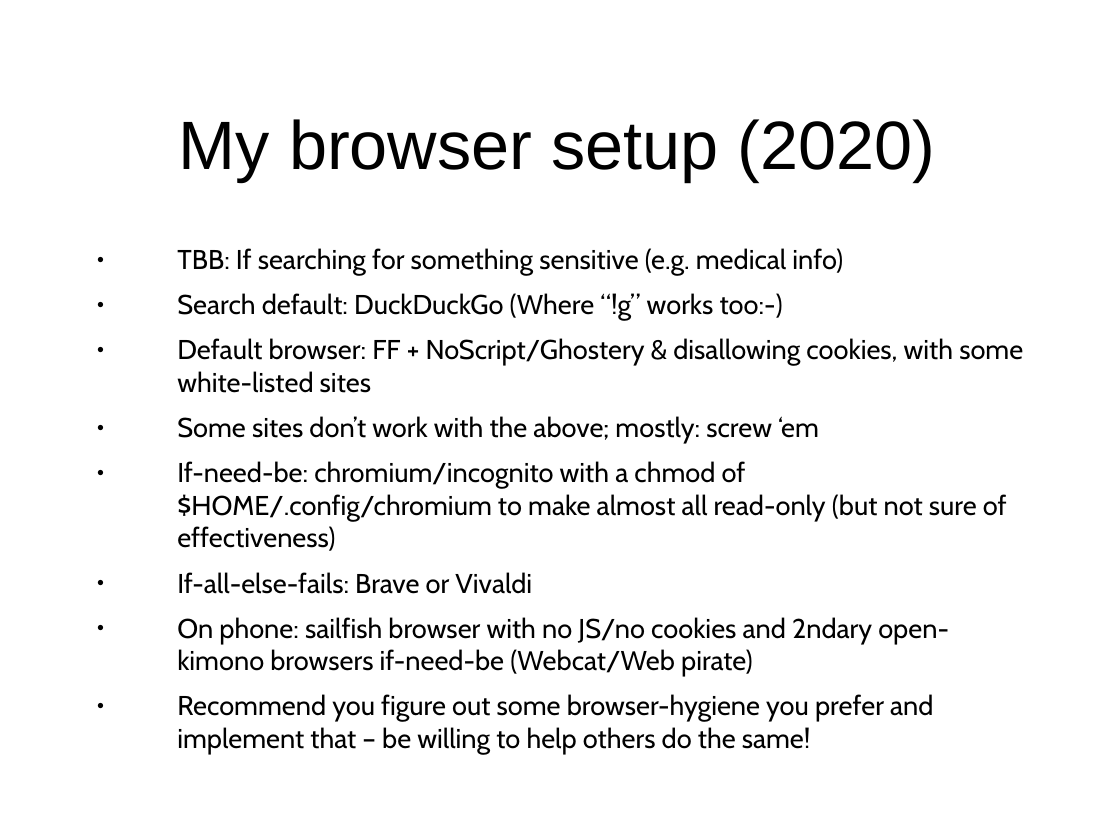
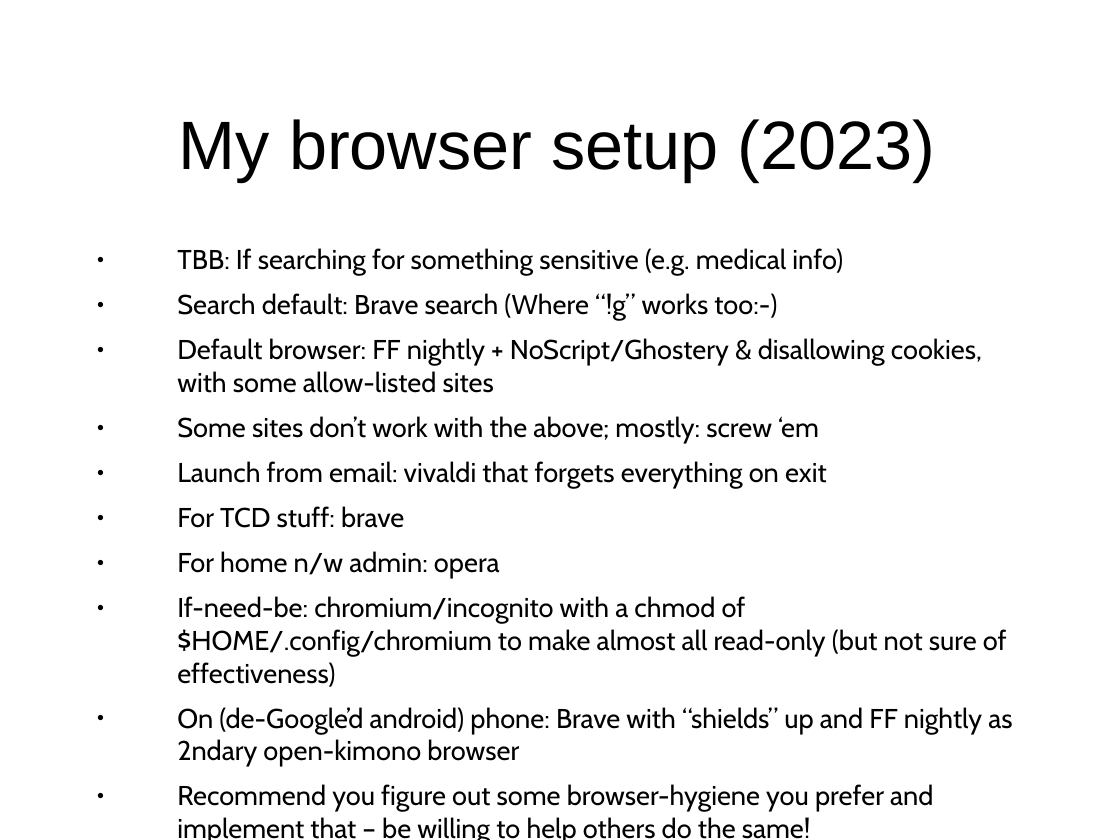
Before and after one commit to sftcd/cs7053, a slide deck: slide 52 of 2023lectures/02-concepts.odp (slide 53 before the commit). Drawn at 1120x840 pixels with LibreOffice and Linux fonts; fonts in the diff are those of the drawing. Boxes give left, top, right and bottom in pixels: in the first picture for what was removed or moved away, otherwise in the second. Text is boxed around its words. In the diff, an @@ line names an element or a change of style, - is before the commit and + after.

```diff
--- a/2023lectures/02-concepts.odp
+++ b/2023lectures/02-concepts.odp
@@ title at box(179, 119, 936, 182): text changed @@
-My browser setup (2020)
+My browser setup (2023)
@@ text at box(177, 293, 982, 393): text changed @@
-● Search default: DuckDuckGo (Where “!g” works too:-)
-● Default browser: FF + NoScript/Ghostery & disallowing cookies, with some white-listed sites
+● Search default: Brave search (Where “!g” works too:-)
+● Default browser: FF nightly + NoScript/Ghostery & disallowing cookies, with some allow-listed sites
@@ text at box(177, 461, 827, 579): paragraphs added @@
+● Launch from email: vivaldi that forgets everything on exit
+● For TCD stuff: brave
+● For home n/w admin: opera
@@ text at box(177, 707, 1012, 767): text changed @@
-● If-all-else-fails: Brave or Vivaldi
-● On phone: sailfish browser with no JS/no cookies and 2ndary open-kimono browsers if-need-be (Webcat/Web pirate)
+● On (de-Google’d android) phone: Brave with “shields” up and FF nightly as 2ndary open-kimono browser
```
Also in this commit, not shown: 11 other slides changed, 1 slide removed, 2 other files.
